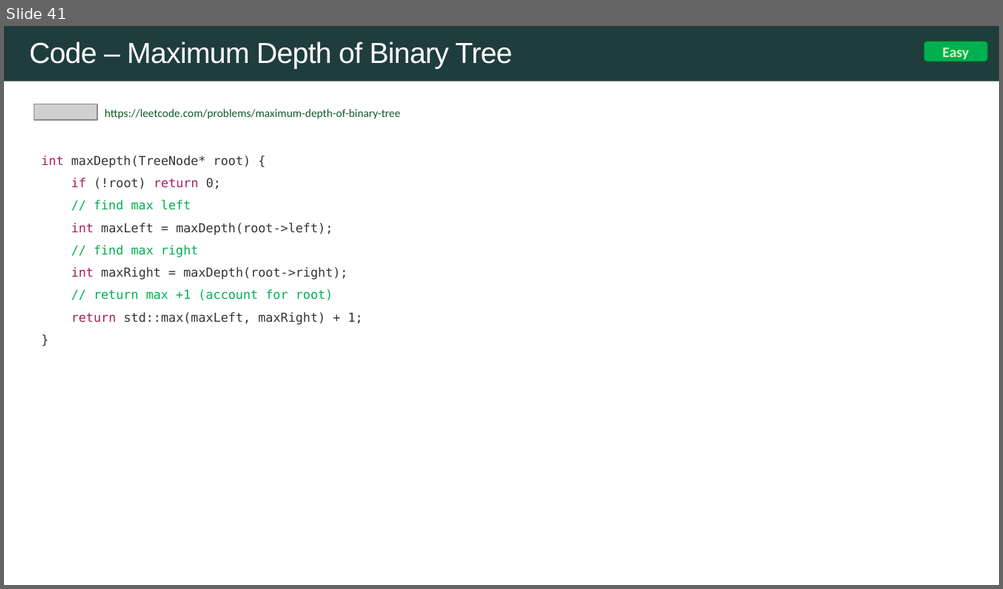
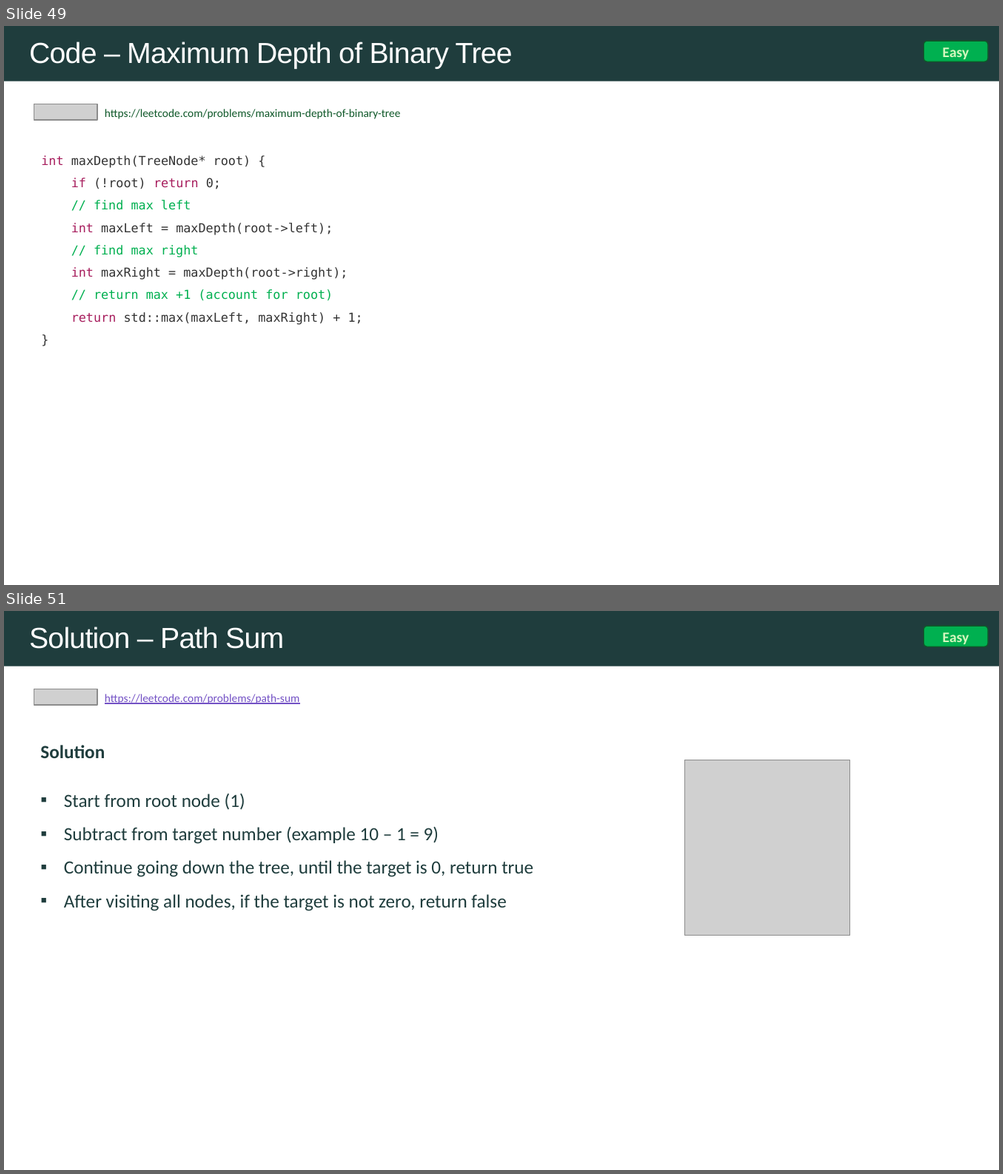
Before and after one commit to rfdavid/coding-interview-handbook-cpp, a slide deck: Algorithm and problem Solving Cheatsheet.pptm. Shown one above the other, each under a label of ours: slide 41 before the commit, slides 49 and 51 after it; the slides between them are not shown. The pictures are 1003x589 and 1003x1174 pixels, drawn with LibreOffice and Linux fonts; fonts in the diff are those of the drawing; grey boxes stand for pictures. Boxes give left, top, right and bottom in pixels: in the first picture for what was removed or moved away, otherwise in the second. Text is boxed around its words. In the diff, an @@ line names an element or a change of style, - is before the commit and + after.

```diff
--- a/Algorithm and problem Solving Cheatsheet.pptm
+++ b/Algorithm and problem Solving Cheatsheet.pptm
@@ slide 51 added at (4,611,999,1170), background #FFFFFF; not listed: 1 template element that a slide beside it also shows @@
@@ text added at (29,627,284,649), 28 pt, text #FFFFFF @@
+Solution – Path Sum
@@ rounded rectangle added at (923,626,987,647), fill #00B050, outline #0F5829 1 pt, 14 pt, text #D5F7BE, bold @@
+Easy
@@ picture added at (34,689,97,705) @@
@@ text added at (105,694,299,704), 11 pt, text #7351C5, underline @@
+https://leetcode.com/problems/path-sum
@@ text added at (40,745,533,911), 18 pt, text #1F3D3D @@
+Solution
+▪ Start from root node (1)
+▪ Subtract from target number (example 10 – 1 = 9)
+▪ Continue going down the tree, until the target is 0, return true
+▪ After visiting all nodes, if the target is not zero, return false
@@ picture added at (685,760,849,937) @@
@@ what was slide 41 is now slide 49 @@
```
Also in this commit, not shown: 4 slides changed, 10 other slides added, 13 other files.
